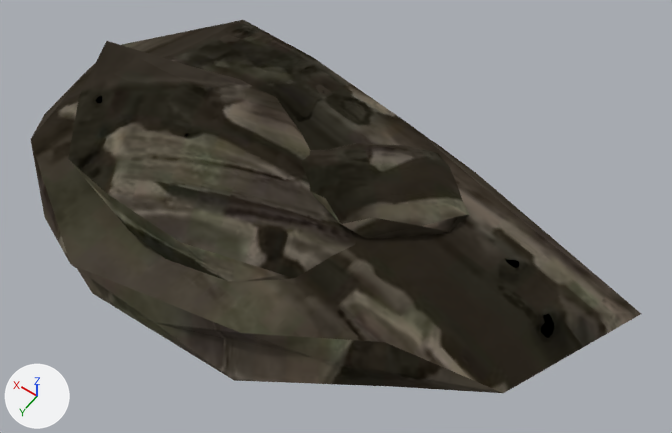
The glTF model public/assets/models/props/slab.glb as it was, and as the next commit left it.
The view is the same before and after, from a camera (50 mm lens) standing at (-2.53, 2.92, 4.83) and looking at (-0.42, -0.03, 0.19). The axes (+X, +Y, +Z) are drawn at lower left. The lights are the same throughout. The older version comes first. Vertices at exactly the same position are counted once.

The first picture shows 'Slab'.
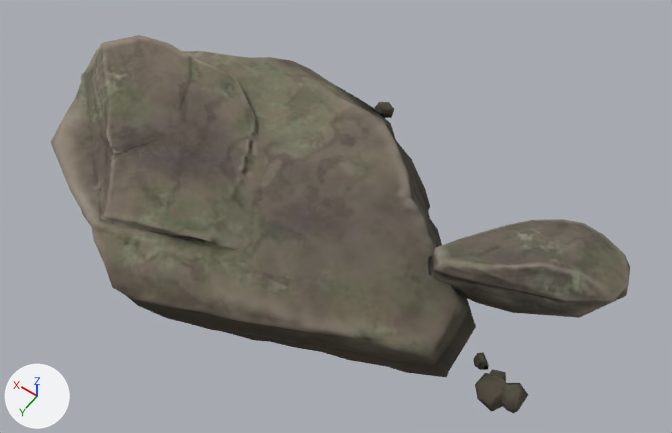
Pixel boxes (x1, y1, x2, y2) of what changed, in the pictures (672 x 433 px):
'Slab', surface changed, reshaped
    before: (31, 20, 641, 393)
    after: (51, 35, 630, 413)
part 1 of me_p1, rebuilt (30% narrower, 12% shorter)
    before: (31, 20, 641, 393)
    after: (51, 50, 476, 377)
part 2 of me_p1, rebuilt (34% narrower, 11% shorter)
    before: (68, 41, 356, 282)
    after: (81, 35, 270, 250)
part 3 of me_p1, deleted
    before: (301, 143, 469, 238)
part 4 of me_p1, added
    after: (374, 102, 630, 413)

Edits to the bpy script that builds the scene:
```text
Change mat_slabmat:
    remove # nodes: BsdfPrincipled, NormalMap, OutputMaterial, SeparateColor, TexImage x4
    nodes: BsdfPrincipled, Math, NormalMap, OutputMaterial, SeparateColor, TexImage x3
    remove # uses the picture img_slab_emissive
Change me_p1:
    used by ob_slab; location = (0.0, 0.0, 0.0)
    remove me_p1.from_pydata(...)  # 126 vertices, 240 faces; spans x -2.29..1.86, y -1.19..1.23, z -0.05..0.65
    add me_p1.from_pydata(...)  # 788 vertices, 1437 faces; spans x -2.17..1.78, y -1.19..1.14, z -0.15..0.57
    me_p1 part 1: the loose piece of 42 vertices spanning x -2.29..1.86, y -1.19..1.23, z -0.05..0.41 is rebuilt with 337 vertices and now spans x -1.52..1.78, y -1.14..1.14, z -0.15..0.36
    me_p1 part 2: the loose piece of 42 vertices spanning x -0.79..1.53, y -0.52..0.91, z 0.18..0.65 is rebuilt with 167 vertices and now spans x -0.36..1.68, y -0.5..0.89, z 0.03..0.57
    me_p1 part 3: the loose piece of 42 vertices spanning x -1.18..0.08, y -0.79..0.17, z 0.19..0.54 is deleted
    me_p1 part 4
    284 vertices are added at x -2.17..1.0, y -1.19..0.47, z -0.06..0.43
    507 new faces join them
```
